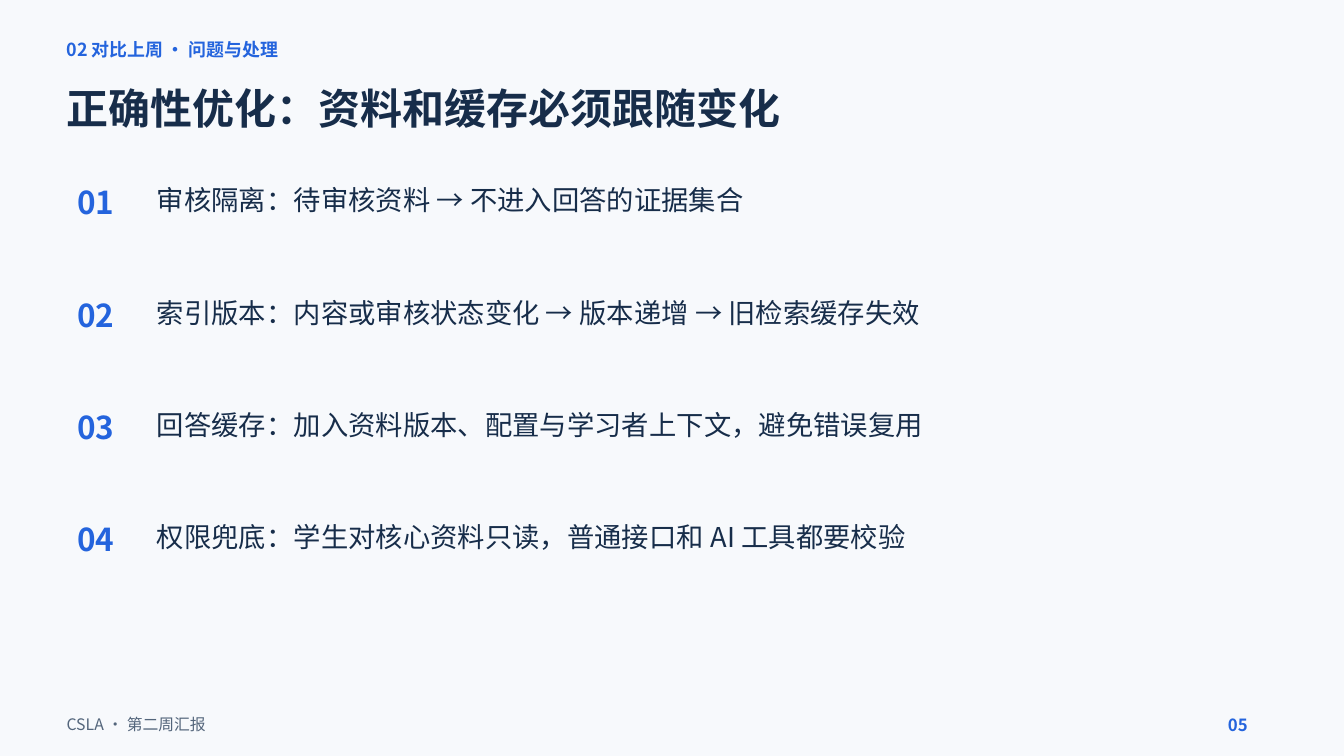
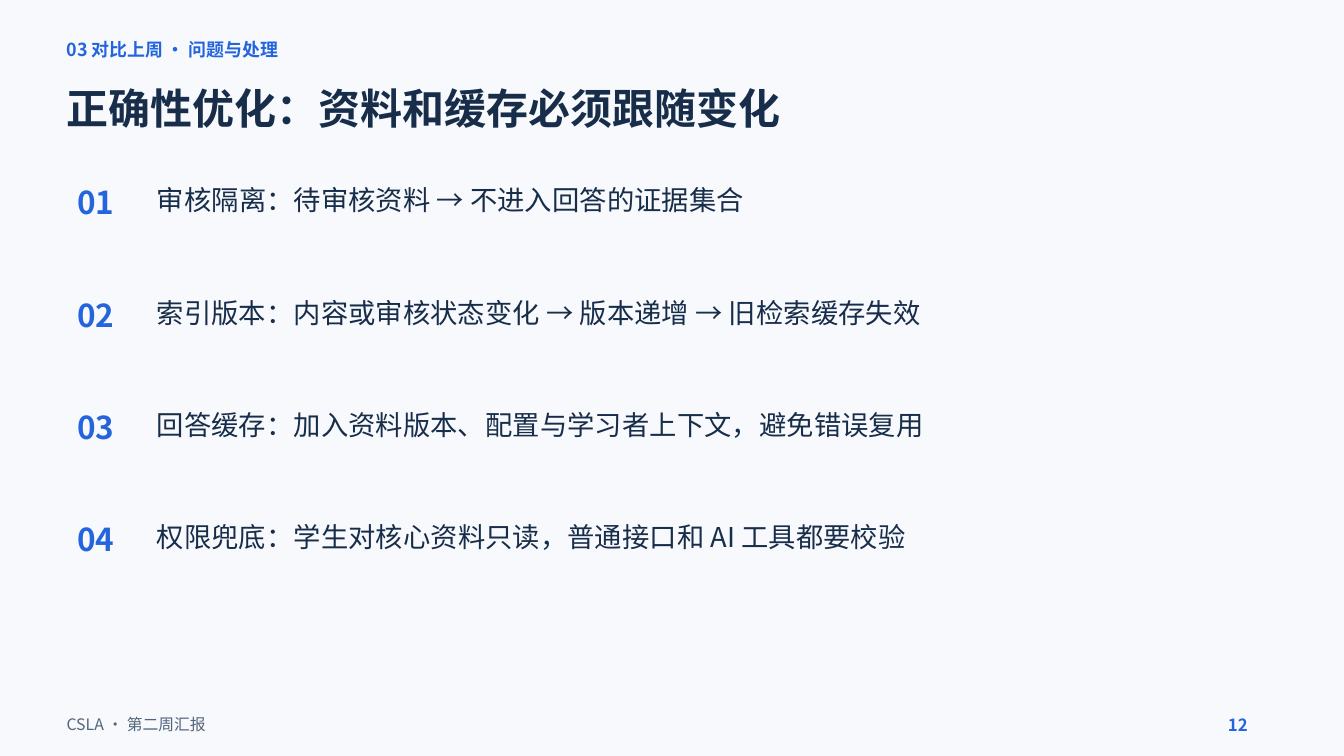
Before and after one commit to KnightofAltria/AIassistant, a slide deck: slide 12 of 文档/汇报内容/第二周汇报/第二周汇报.pptx (slide 5 before the commit). Drawn at 1344x756 pixels with LibreOffice and Linux fonts; fonts in the diff are those of the drawing. Boxes give left, top, right and bottom in pixels: in the first picture for what was removed or moved away, otherwise in the second. Text is boxed around its words. In the diff, an @@ line names an element or a change of style, - is before the commit and + after.

```diff
--- a/文档/汇报内容/第二周汇报/第二周汇报.pptx
+++ b/文档/汇报内容/第二周汇报/第二周汇报.pptx
@@ text at (x1=67, y1=40, x2=278, y2=58): text changed @@
-02 对比上周 · 问题与处理
+03 对比上周 · 问题与处理
@@ text at (x1=1228, y1=718, x2=1248, y2=731): text changed @@
-05
+12
```
Also in this commit, not shown: 12 other slides changed.
